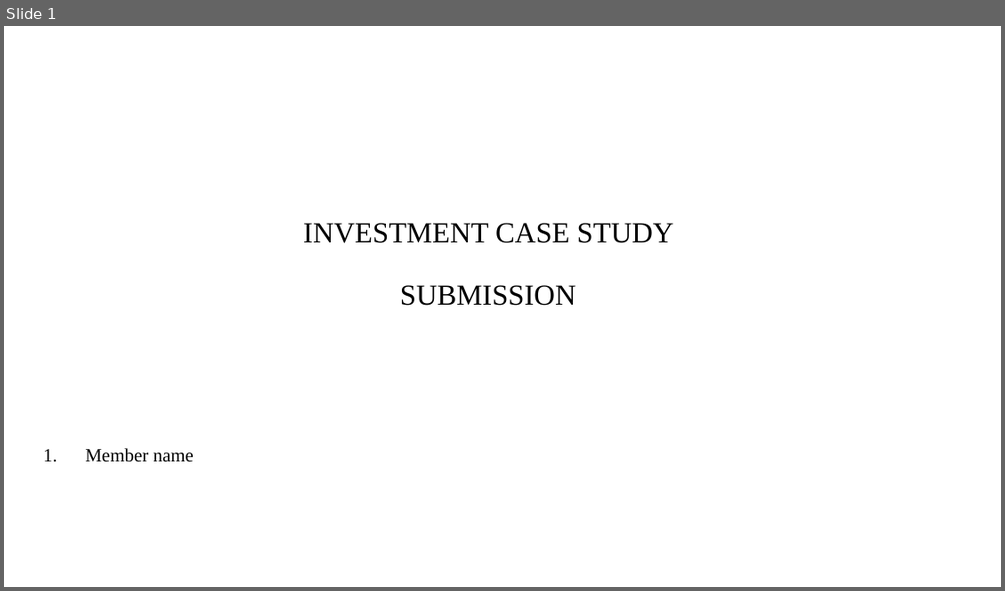
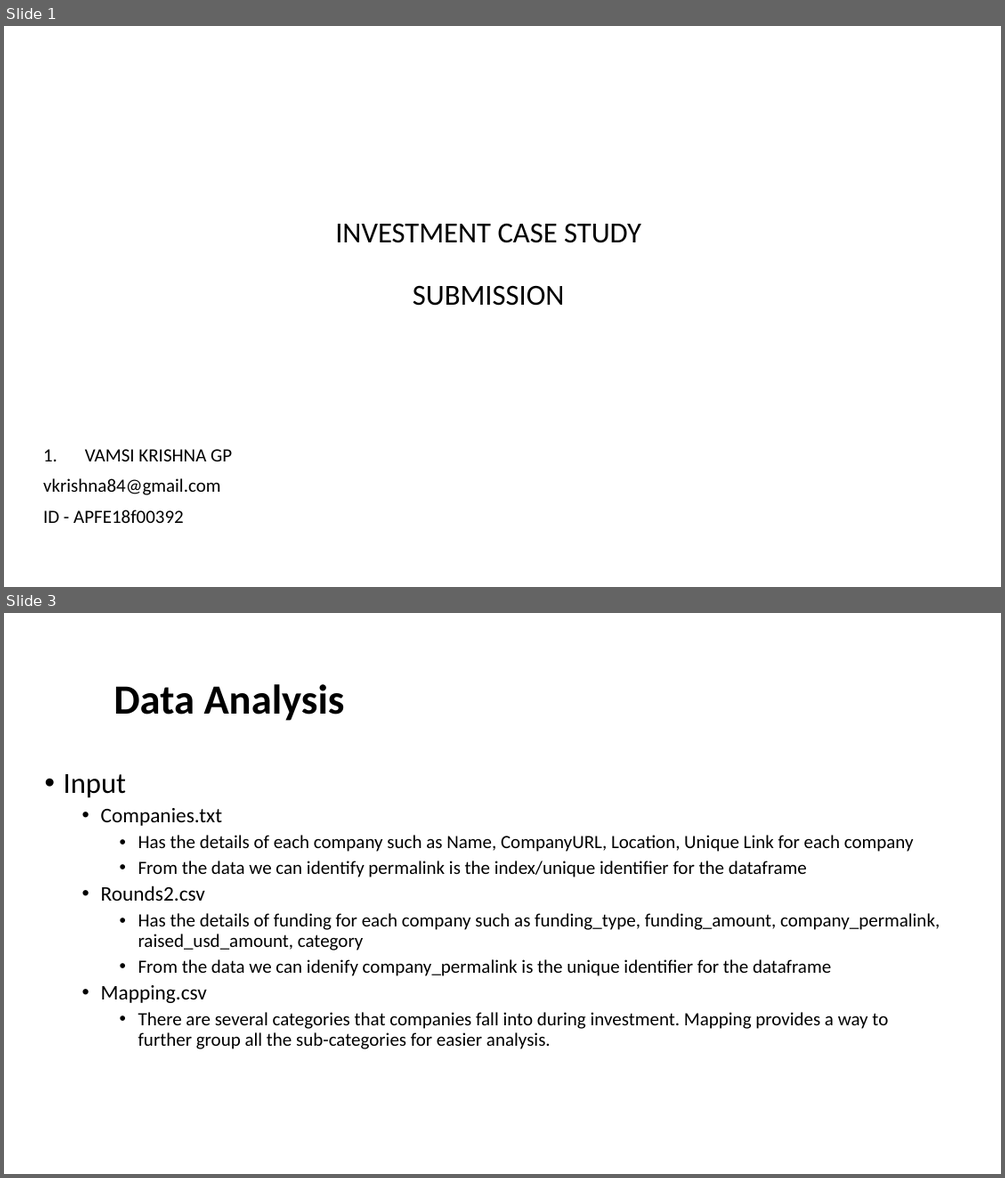
Before and after one commit to vamsigp/IIIT-B, a slide deck: 1. Statistics and Machine Learning/4. Investment Assignment/Spark+Funds+Final+Presentation.pptx. Shown one above the other, each under a label of ours: slide 1 before the commit, slides 1 and 3 after it; the slides between them are not shown. The pictures are 1005x591 and 1005x1178 pixels, drawn with LibreOffice and Linux fonts; fonts in the diff are those of the drawing; background and template pictures are left out. Boxes give left, top, right and bottom in pixels: in the first picture for what was removed or moved away, otherwise in the second. Text is boxed around its words. In the diff, an @@ line names an element or a change of style, - is before the commit and + after.

Commit message:
Investment assignment submission
Investment assignment submission

```diff
--- a/1. Statistics and Machine Learning/4. Investment Assignment/Spark+Funds+Final+Presentation.pptx
+++ b/1. Statistics and Machine Learning/4. Investment Assignment/Spark+Funds+Final+Presentation.pptx
@@ slide 3 added at <box>4,613,1001,1174</box>, background #FFFFFF @@
@@ title added at <box>113,684,345,721</box>, 40 pt, text #000000, bold @@
+Data Analysis
@@ text added at <box>64,774,939,1049</box>, 18 pt, text #000000 @@
+• Input
+  • Companies.txt
+    • Has the details of each company such as Name, CompanyURL, Location, Unique Link for each company
+    • From the data we can identify permalink is the index/unique identifier for the dataframe
+  • Rounds2.csv
+    • Has the details of funding for each company such as funding_type, funding_amount, company_permalink, raised_usd_amount, category
+    • From the data we can idenify company_permalink is the unique identifier for the dataframe
+  • Mapping.csv
+    • There are several categories that companies fall into during investment. Mapping provides a way to further group all the sub-categories for easier analysis.
@@ slide 1 changed as well @@
@@ title "INVESTMENT CASE STUDY SUBMISSION" at <box>335,223,641,305</box>: font Times New Roman to Calibri @@
@@ subtitle at <box>43,449,232,523</box>: text changed; font Times New Roman to Calibri @@
-1. Member name
+1. VAMSI KRISHNA GP
+vkrishna84@gmail.com
+ID - APFE18f00392
```
Also in this commit, not shown: 7 other slides added, 9 slides removed, 11 other files.
